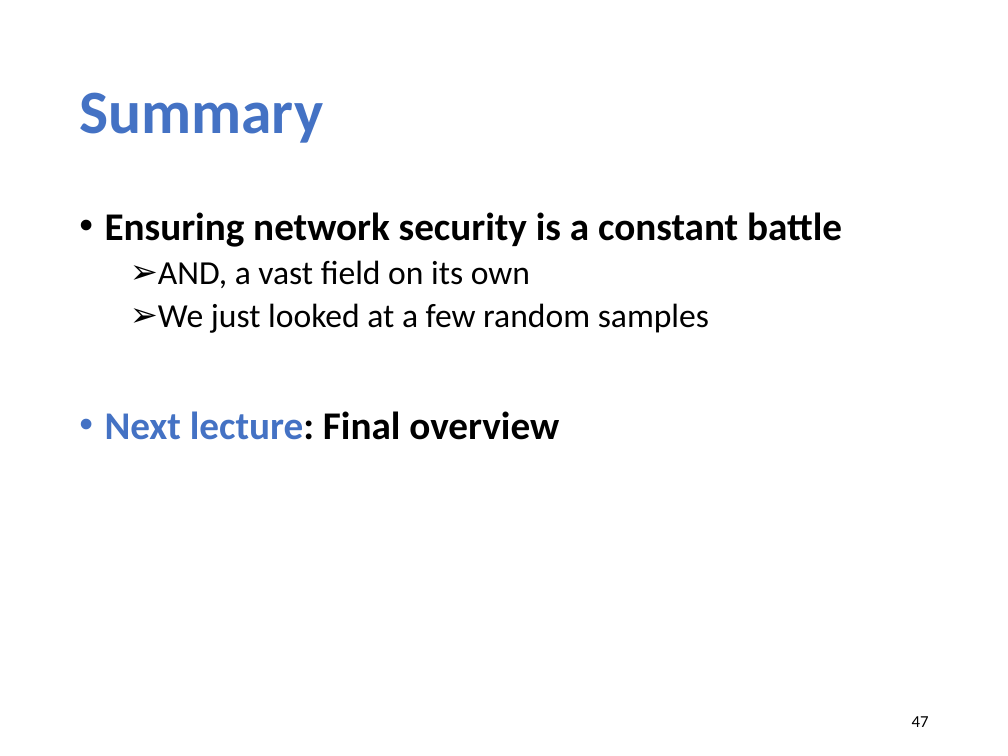
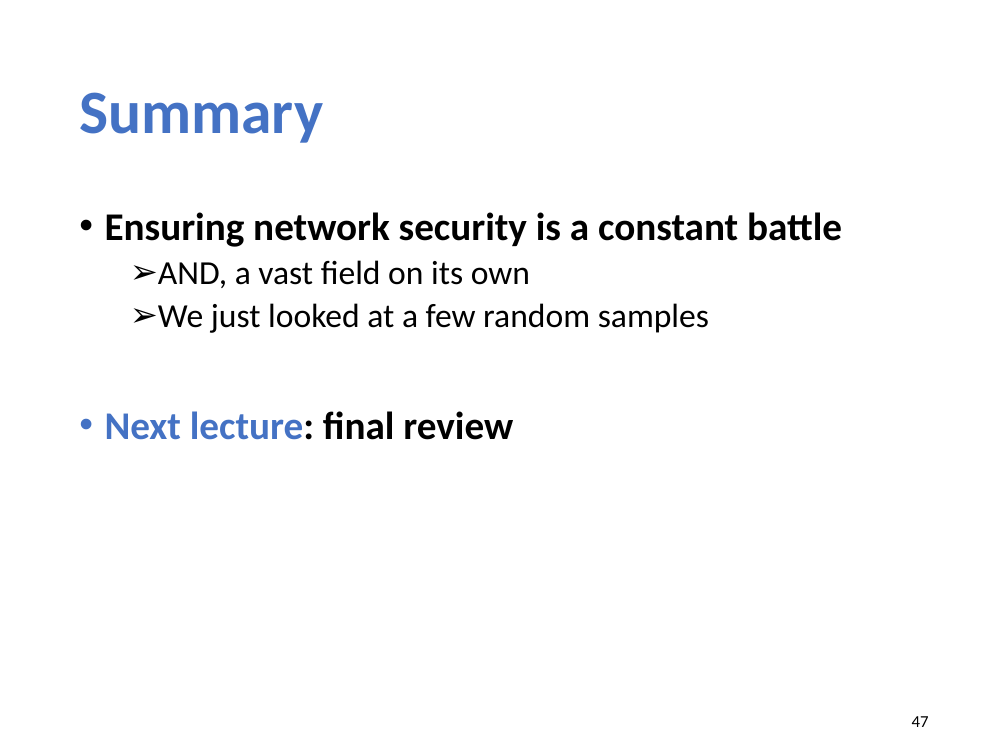
Before and after one commit to xinjin/course-net, a slide deck: slide 47 of slides/lec21_security.pptx. Drawn at 1008x756 pixels with LibreOffice and Linux fonts; fonts in the diff are those of the drawing. Boxes give left, top, right and bottom in pixels: in the first picture for what was removed or moved away, otherwise in the second. Text is boxed around its words. In the diff, an @@ line names an element or a change of style, - is before the commit and + after.

Commit message:
add final review

```diff
--- a/slides/lec21_security.pptx
+++ b/slides/lec21_security.pptx
@@ text at bbox=[105, 411, 513, 440]: text changed @@
-• Next lecture: Final overview
+• Next lecture: final review
```
Also in this commit, not shown: 3 other slides changed, 2 other files.
